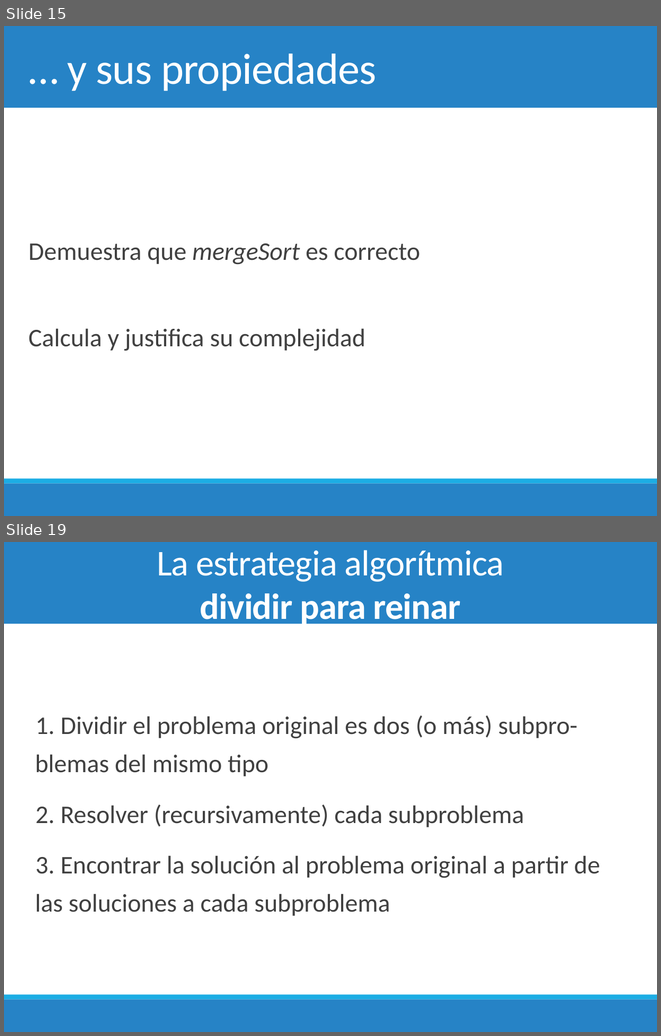
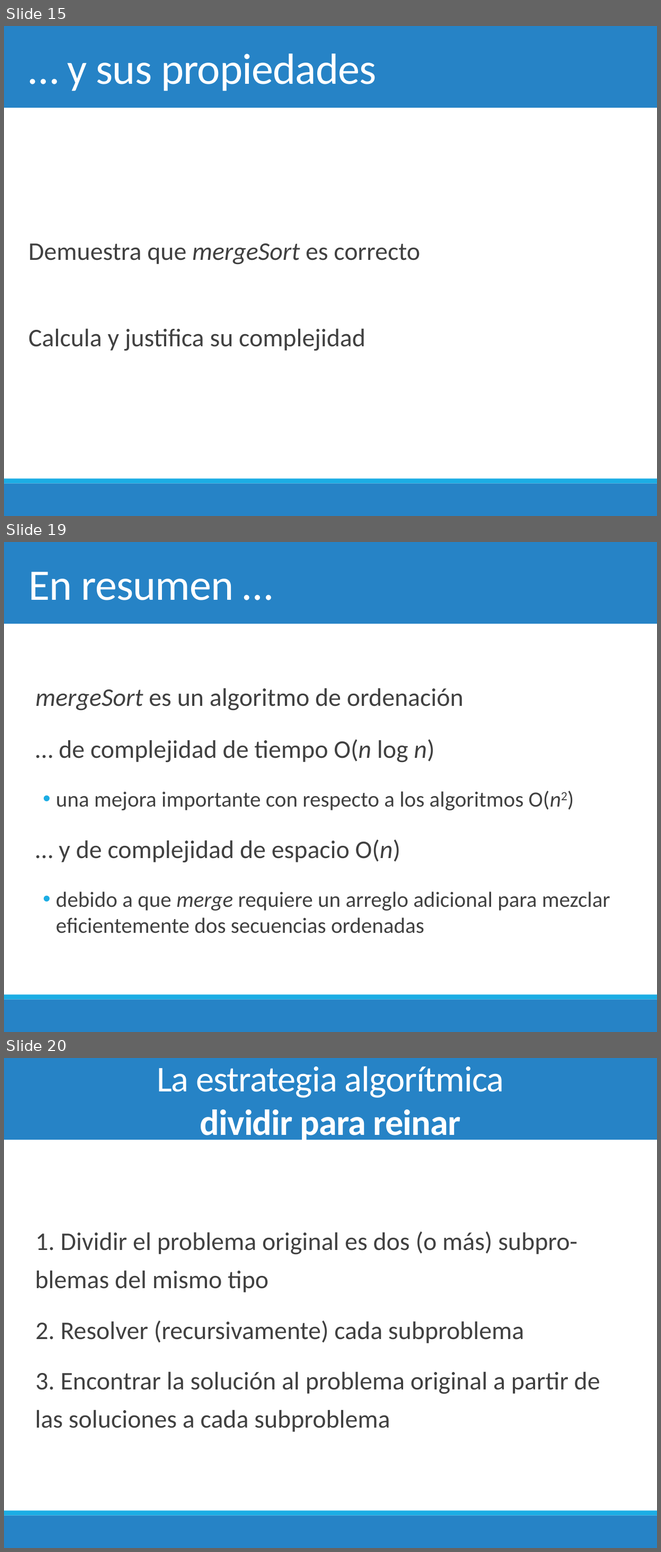
Before and after one commit to chris-carstens/2020-2, a slide deck: Clases/02 - Merge Sort & Dividir para Conquistar/03 - Merge Sort & Dividir para Conquistar.pptx. Shown one above the other, each under a label of ours: slides 15 and 19 before the commit, slides 15, 19 and 20 after it; the slides between them are not shown. The pictures are 661x1036 and 661x1552 pixels, drawn with LibreOffice and Linux fonts; fonts in the diff are those of the drawing. Boxes give left, top, right and bottom in pixels: in the first picture for what was removed or moved away, otherwise in the second. Text is boxed around its words. In the diff, an @@ line names an element or a change of style, - is before the commit and + after.

```diff
--- a/Clases/02 - Merge Sort & Dividir para Conquistar/03 - Merge Sort & Dividir para Conquistar.pptx
+++ b/Clases/02 - Merge Sort & Dividir para Conquistar/03 - Merge Sort & Dividir para Conquistar.pptx
@@ slide 19 added at (4,542,657,1032), background #FFFFFF; not listed: 3 template elements that a slide beside it also shows @@
@@ title added at (28,572,233,600), 48 pt, text #FFFFFF @@
+En resumen …
@@ text added at (35,688,610,933), 24 pt, text #404040 @@
+  mergeSort es un algoritmo de ordenación
+  … de complejidad de tiempo O(n log n)
+  • una mejora importante con respecto a los algoritmos O(n2)
+  … y de complejidad de espacio O(n)
+  • debido a que merge requiere un arreglo adicional para mezclar eficientemente dos secuencias ordenadas
@@ what was slide 19 is now slide 20 @@
```
Also in this commit, not shown: 9 slides changed, 7 other files.
